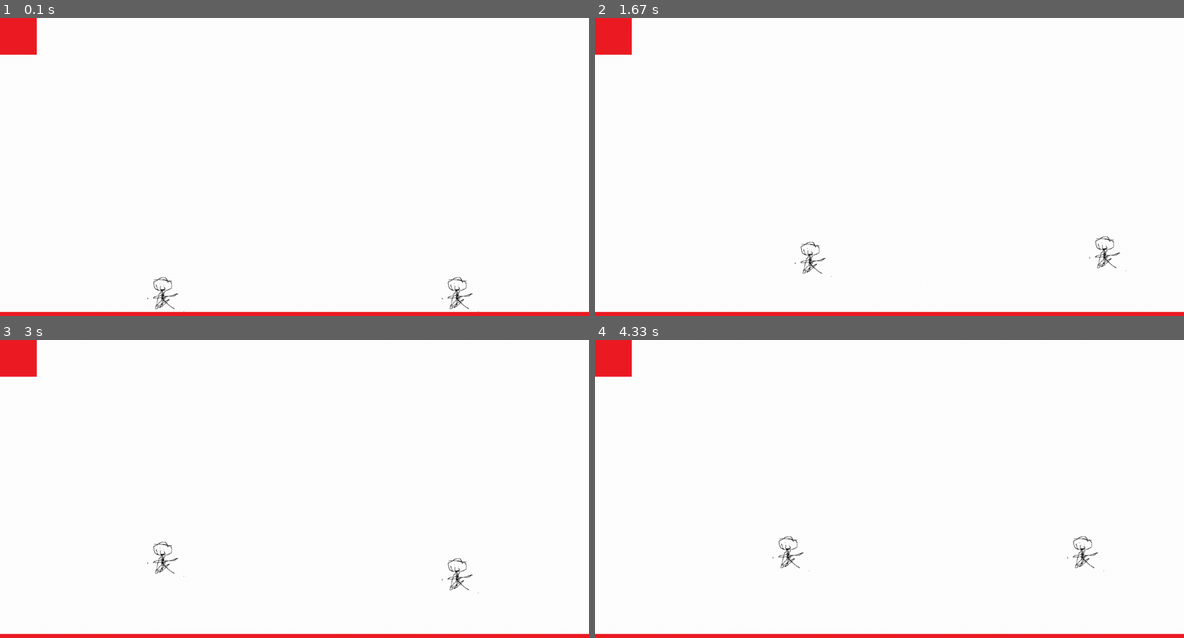
Above: before the commit, frames 1-4 (two rows, left to right).
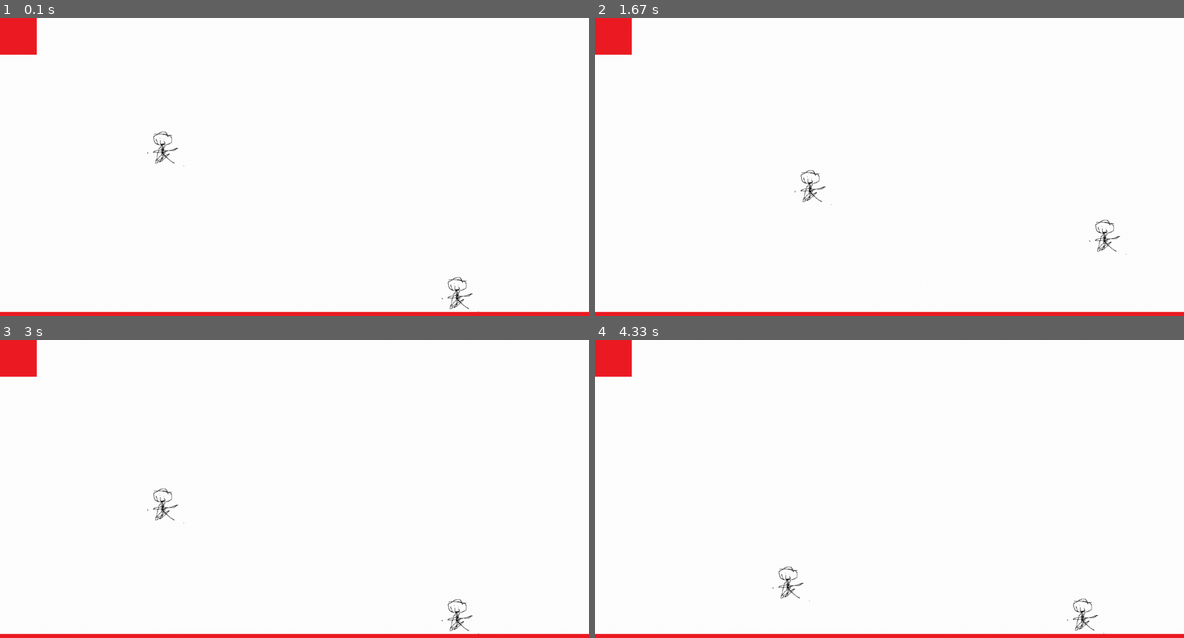
Above: after the commit, the same moments.

Repository: Me07111/Pygame-Platformer
Game: pygame game, started from Code/main.py
Same seed, same stepped clock (60 frames per second), same inputs: the game is played once before the commit and once after it.
Inputs:
- Up to frame 1 (0.1 s): no input
- Up to frame 2 (1.67 s): tap Space at 0.33, 0.73, 1.03, 1.23, 1.57 s; hold Right 0.67-1.13 s; hold D 0.67-1.13 s; hold Up 1.17-1.47 s; hold Right from 1.5 s (still down); hold D from 1.5 s (still down)
- Up to frame 3 (3 s): tap Space at 1.87, 2.07, 2.37, 2.63, 2.93 s; release Right at 1.97 s; release D at 1.97 s; hold Left 2-2.53 s; hold A 2-2.53 s; hold Left 2.57-2.97 s; hold A 2.57-2.97 s
- Up to frame 4 (4.33 s): hold Up 3-3.37 s; tap Space at 3.07, 3.47, 3.77, 4.13 s; hold Right 3.4-4.03 s; hold D 3.4-4.03 s; hold Left from 4.07 s (still down); hold A from 4.07 s (still down)

The runs differ from the first frame. In frame 1, 0.3% of the frame differs, in the area x 25-32%, y 38-99%; in frame 2, 0.5%; in frame 3, 0.6%, in the area x 25-82%, y 49-99%; in frame 4, 0.6%.

Commit message:
fixed multyplayer

Diff:
--- a/Code/config.py
+++ b/Code/config.py
@@ -3,11 +3,11 @@
     ["x","o","o","o","o","o","o","o","o","o","o","o","o","o","o","o"],
     ["o","o","o","o","o","o","o","o","o","o","o","o","o","o","o","o"],
     ["o","o","o","o","o","o","o","o","o","o","o","o","o","o","o","o"],
+    ["o","o","o","o","P","o","o","o","o","o","o","o","o","o","o","o"],
     ["o","o","o","o","o","o","o","o","o","o","o","o","o","o","o","o"],
     ["o","o","o","o","o","o","o","o","o","o","o","o","o","o","o","o"],
     ["o","o","o","o","o","o","o","o","o","o","o","o","o","o","o","o"],
-    ["o","o","o","o","o","o","o","o","o","o","o","o","o","o","o","o"],
-    ["o","o","o","o","P","o","o","o","o","o","o","o","P","o","o","o"],
+    ["o","o","o","o","o","o","o","o","o","o","o","o","P","o","o","o"],
     ["x","x","x","x","x","x","x","x","x","x","x","x","x","x","x","x"]
 ]
 
--- a/Code/level.py
+++ b/Code/level.py
@@ -42,12 +42,12 @@
 
 
     def verticalUpdate(self,delta,keys,gameTime,player):
-        if(keys[player.jumpKey]):
-            if(player.jumpIndex > 0 and abs(gameTime-player.lastJumpTime) > player.jumpDelay):
-                player.direction.y = 0
-                player.direction.y -= player.jumpSpeed
-                player.jumpIndex -= 1
-                player.lastJumpTime = gameTime
+            if(keys[player.jumpKey]):
+                if(player.jumpIndex > 0 and abs(gameTime-player.lastJumpTime) > player.jumpDelay):
+                    player.direction.y = 0
+                    player.direction.y -= player.jumpSpeed
+                    player.jumpIndex -= 1
+                    player.lastJumpTime = gameTime
 
             player.direction.y += (player.direction.y + self.gravity) * delta
             oldPos = player.rect.center
